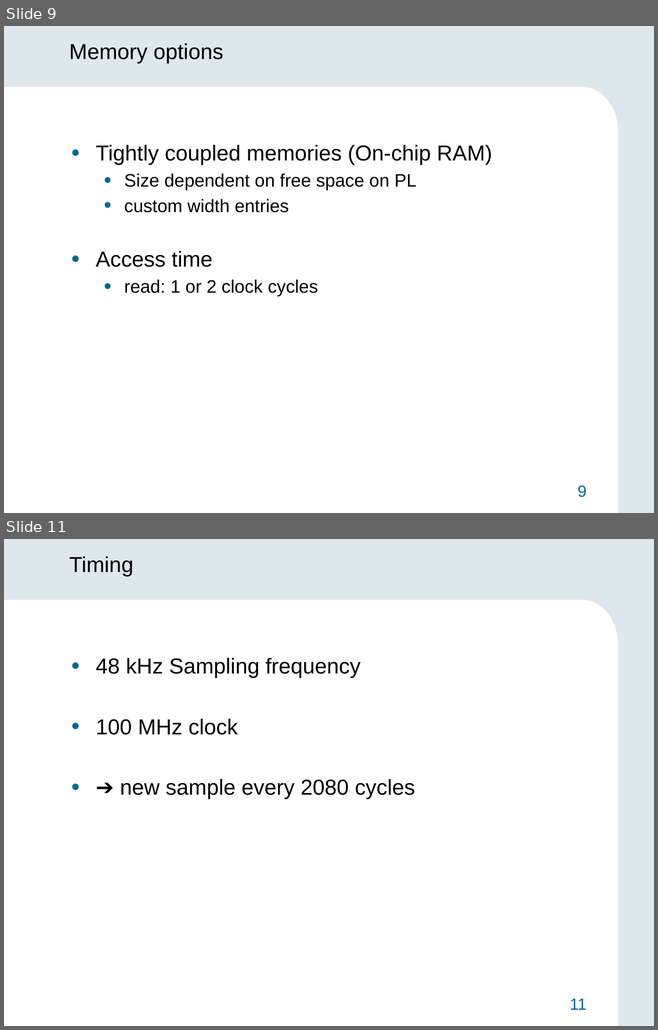
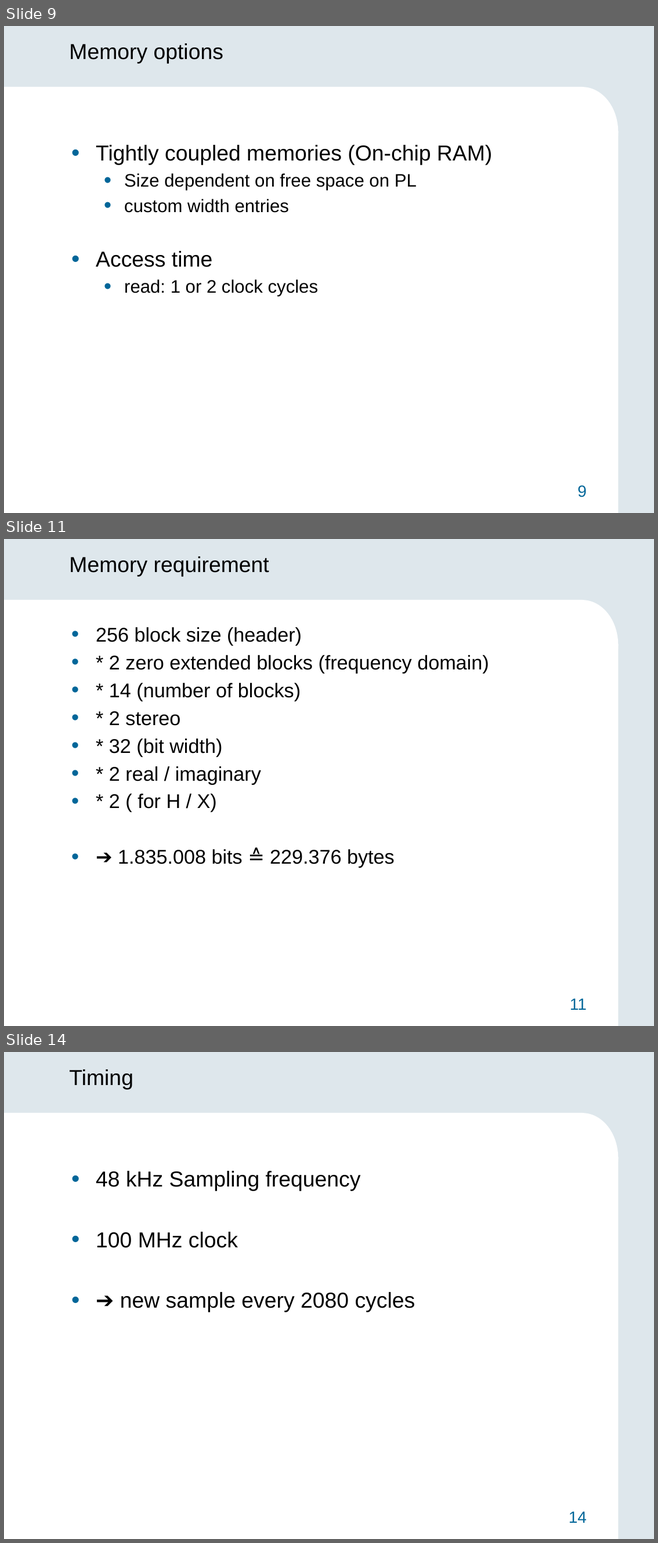
Before and after one commit to 1chor/hw_sw_codesign, a slide deck: Präsentation/Midterm_Präsentation.pptx. Shown one above the other, each under a label of ours: slides 9 and 11 before the commit, slides 9, 11 and 14 after it; the slides between them are not shown. The pictures are 658x1030 and 658x1543 pixels, drawn with LibreOffice and Linux fonts; fonts in the diff are those of the drawing; background and template pictures are left out. Boxes give left, top, right and bottom in pixels: in the first picture for what was removed or moved away, otherwise in the second. Text is boxed around its words. In the diff, an @@ line names an element or a change of style, - is before the commit and + after.

```diff
--- a/Präsentation/Midterm_Präsentation.pptx
+++ b/Präsentation/Midterm_Präsentation.pptx
@@ slide 11 added at [4,539,654,1026], background #DEE7EC; not listed: 4 template elements that a slide beside it also shows @@
@@ title added at [69,556,269,576], 24 pt, text #000000 @@
+Memory requirement
@@ text added at [96,627,488,868], 22 pt, text #000000 @@
+• 256 block size (header)
+• * 2 zero extended blocks (frequency domain)
+• * 14 (number of blocks)
+• * 2 stereo
+• * 32 (bit width)
+• * 2 real / imaginary
+• * 2 ( for H / X)
+• ➔ 1.835.008 bits ≙ 229.376 bytes
@@ what was slide 11 is now slide 14 @@
@@ page number at [568,1511,586,1523]: text changed @@
-11
+14
```
Also in this commit, not shown: 5 slides changed, 4 other slides added, 6 slides removed, 2 other files.
